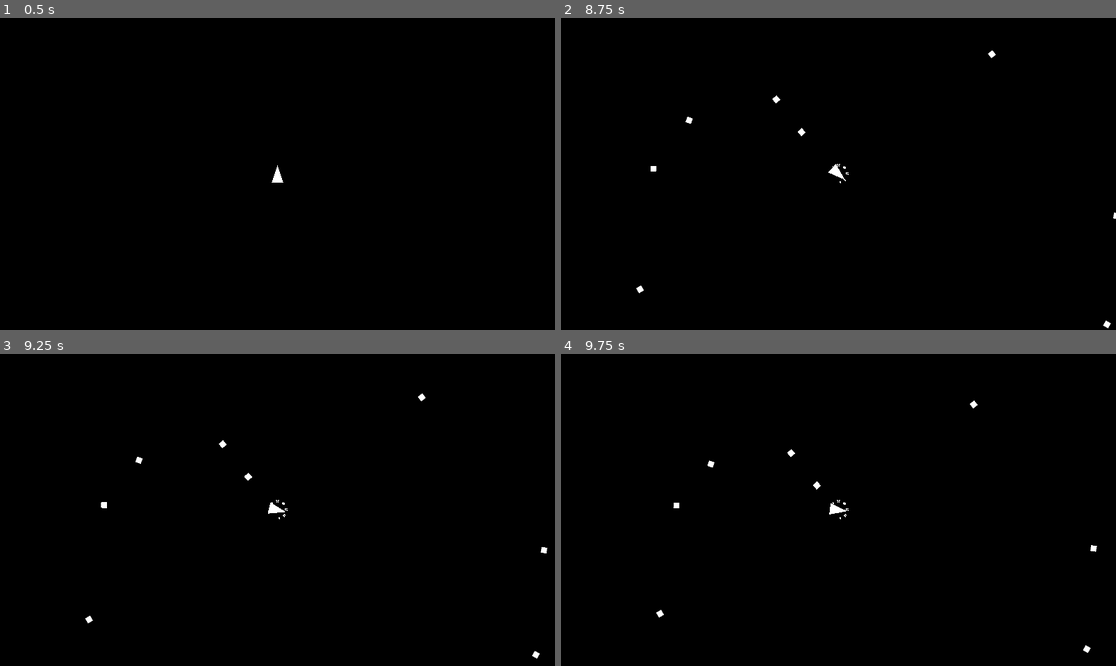
Above: before the commit, frames 1-4 (two rows, left to right).
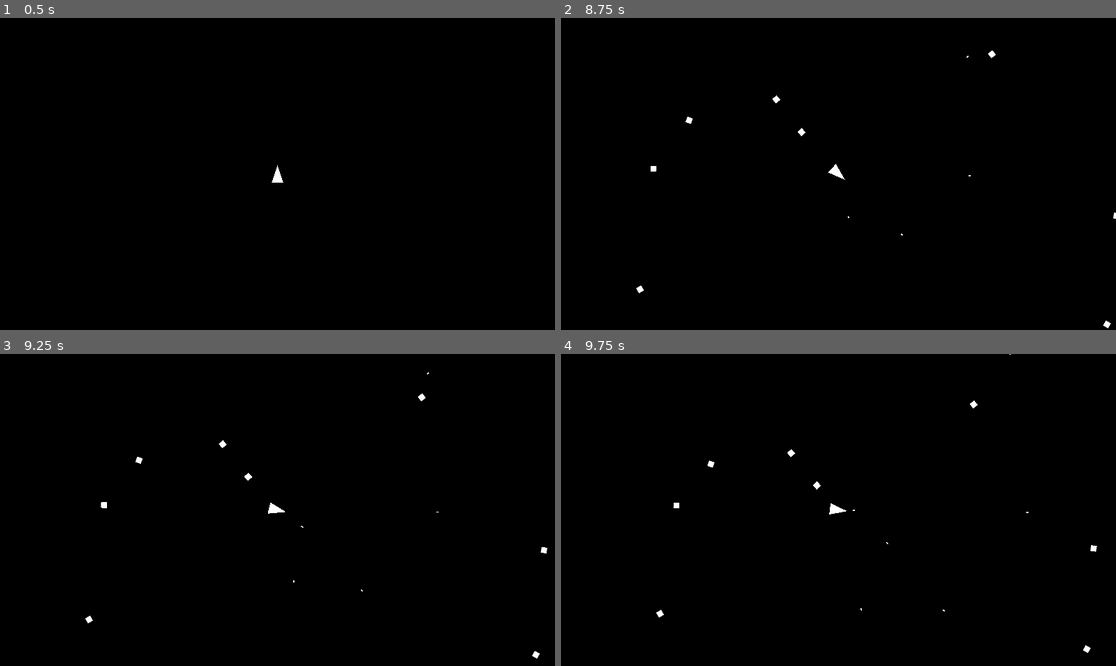
Above: after the commit, the same moments.

Repository: Adamekka/luminexia
Game: Godot game, scene res://Scenes/game.tscn
Two runs of this game, one before a commit and one after it. Both use one fixed random seed, a clock stepped at 60 frames per second and the inputs below.
Inputs:
- Up to frame 1 (0.5 s): no input
- Up to frame 2 (8.75 s): tap Enter at 0.5 s; hold Right (right) 0.53-2.03 s; tap Space (shoot) at 0.6, 1.25, 1.35, 2.1, 2.85, 3.6, 4.35, 5.1, 5.85, 6.6, 7.35, 8.1 s; hold Left (left) 2.03-4.28 s; hold Right (right) 4.28-8.03 s; hold Left (left) from 8.03 s (still down)
- Up to frame 3 (9.25 s): keep holding Left (left); tap Space (shoot) at 8.85 s
- Up to frame 4 (9.75 s): release Left (left) at 9.53 s; hold Right (right) from 9.53 s (still down); tap Space (shoot) at 9.6 s

Frame 1 is identical in both runs. In frame 2, less than 0.1% of the frame differs, in the area x 48-74%, y 12-70%; in frame 3, less than 0.1%; in frame 4, less than 0.1%, in the area x 48-85%, y 0-83%.
Error before the commit: Parse Error: Identifier "velocity" not declared in the current scope. (res://Scripts/bullet.gd:11)

Commit message:
fix bullet movement

Diff:
--- a/Scripts/bullet.gd
+++ b/Scripts/bullet.gd
@@ -6,10 +6,9 @@
 const PI_2: float = PI / 2
 
 
-func _physics_process(_delta: float):
+func _physics_process(delta: float):
 	# Move bullet in the direction it is facing
-	velocity = Vector2(speed, 0).rotated(rotation + 3 * PI_2)
-	move_and_slide()
+	position += Vector2(speed * delta, 0).rotated(rotation + 3 * PI_2)
 	# Destroy bullet after TTL
 	await get_tree().create_timer(5).timeout
 	queue_free()
